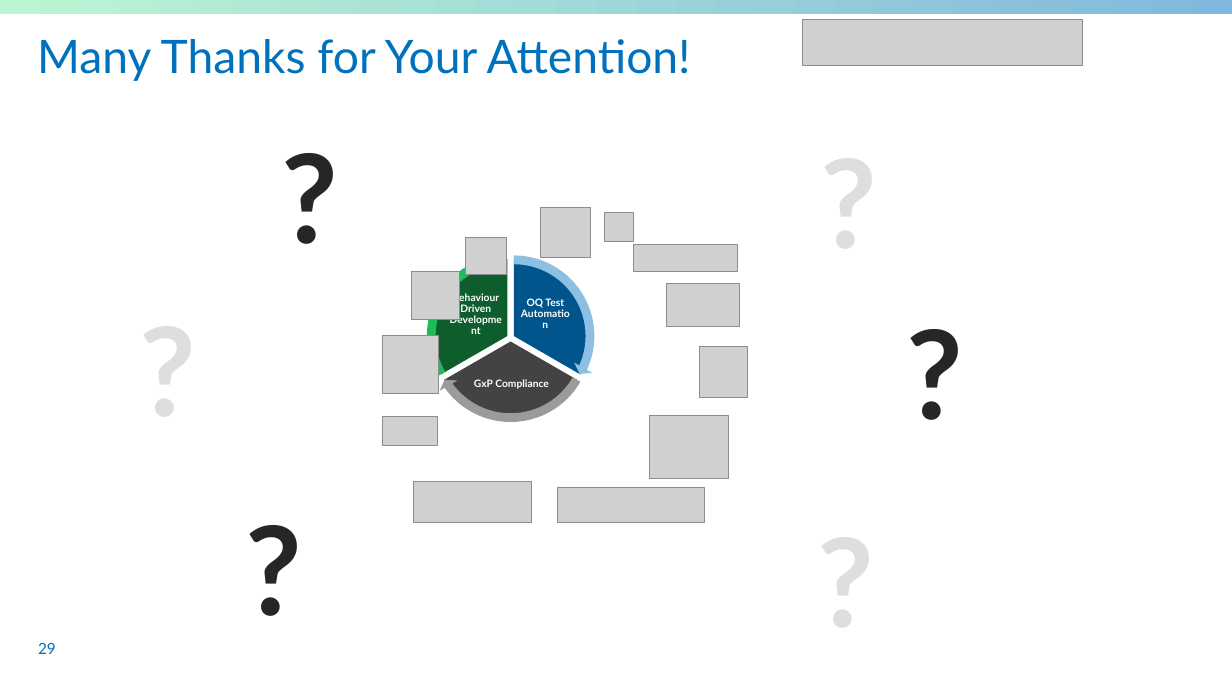
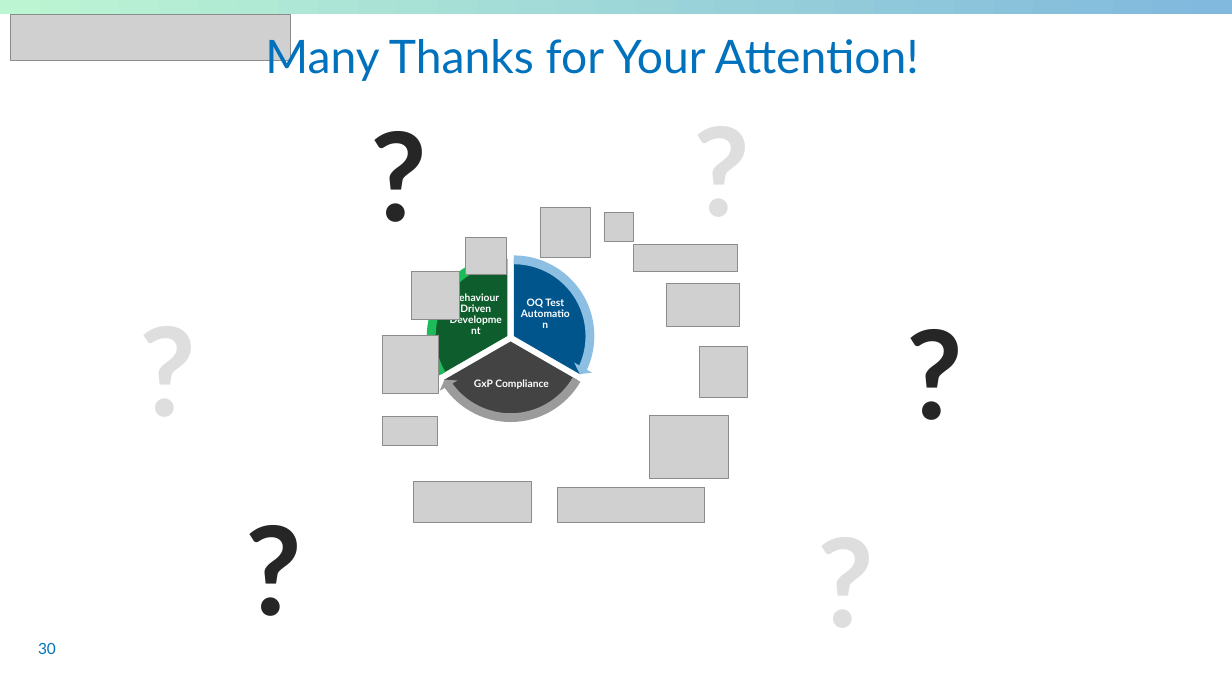
Before and after one commit to sableu/BDD4OQ, a slide deck: slide 30 of thesis/Presentation/FinalPresentation.pptx (slide 29 before the commit). Drawn at 1232x693 pixels with LibreOffice and Linux fonts; fonts in the diff are those of the drawing; grey boxes stand for pictures; background and template pictures are left out. Boxes give left, top, right and bottom in pixels: in the first picture for what was removed or moved away, otherwise in the second. Text is boxed around its words. In the diff, an @@ line names an element or a change of style, - is before the commit and + after.

```diff
--- a/thesis/Presentation/FinalPresentation.pptx
+++ b/thesis/Presentation/FinalPresentation.pptx
@@ picture: place and size @@
-picture at [803,19,1083,66]
+picture at [11,15,291,61]
@@ title "Many Thanks for Your Attention!" at [265,33,919,81]: alignment left to centre @@
@@ text "?": place and size @@
-text "?" at [804,120,893,279]
+text "?" at [677,89,766,248]
@@ text "?": place and size @@
-text "?" at [265,116,354,274]
+text "?" at [355,93,444,252]
@@ page number at [38,643,56,654]: text changed @@
-29
+30
```
Also in this commit, not shown: 9 other slides changed, 5 slides added, 3 slides removed.
